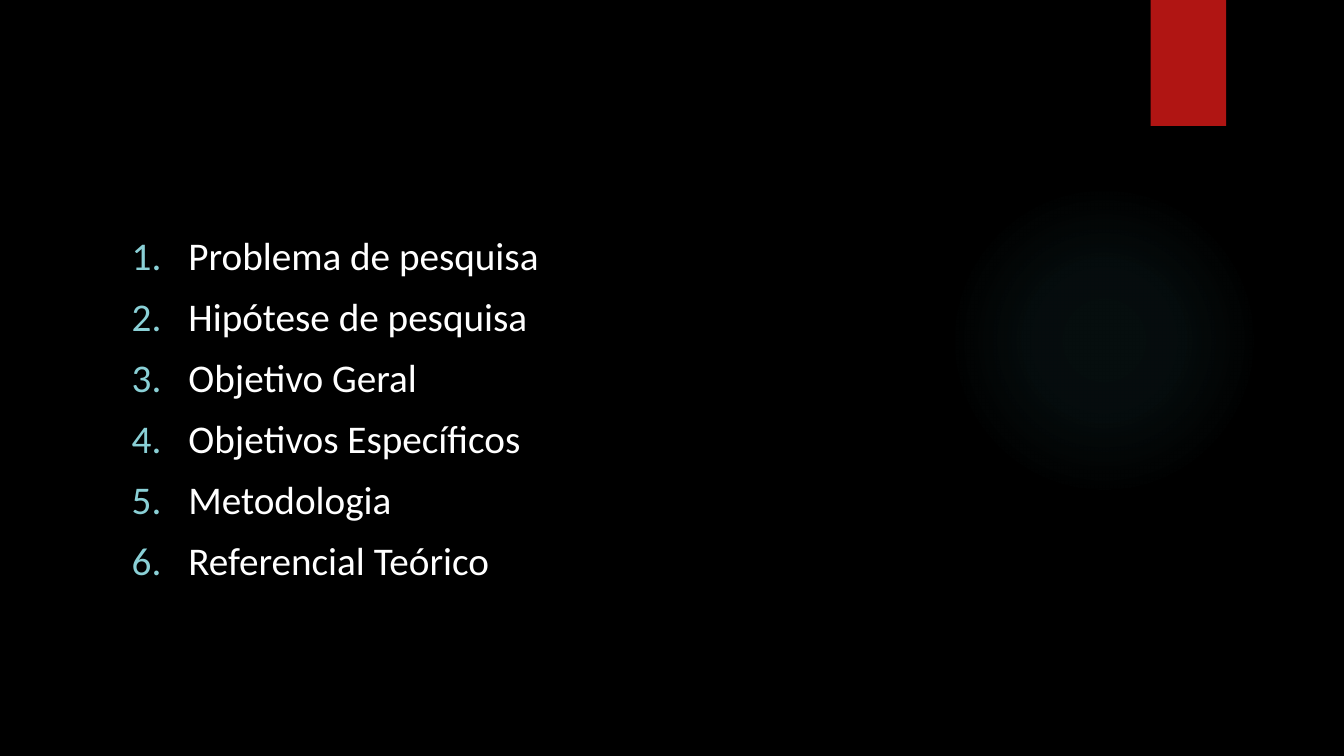
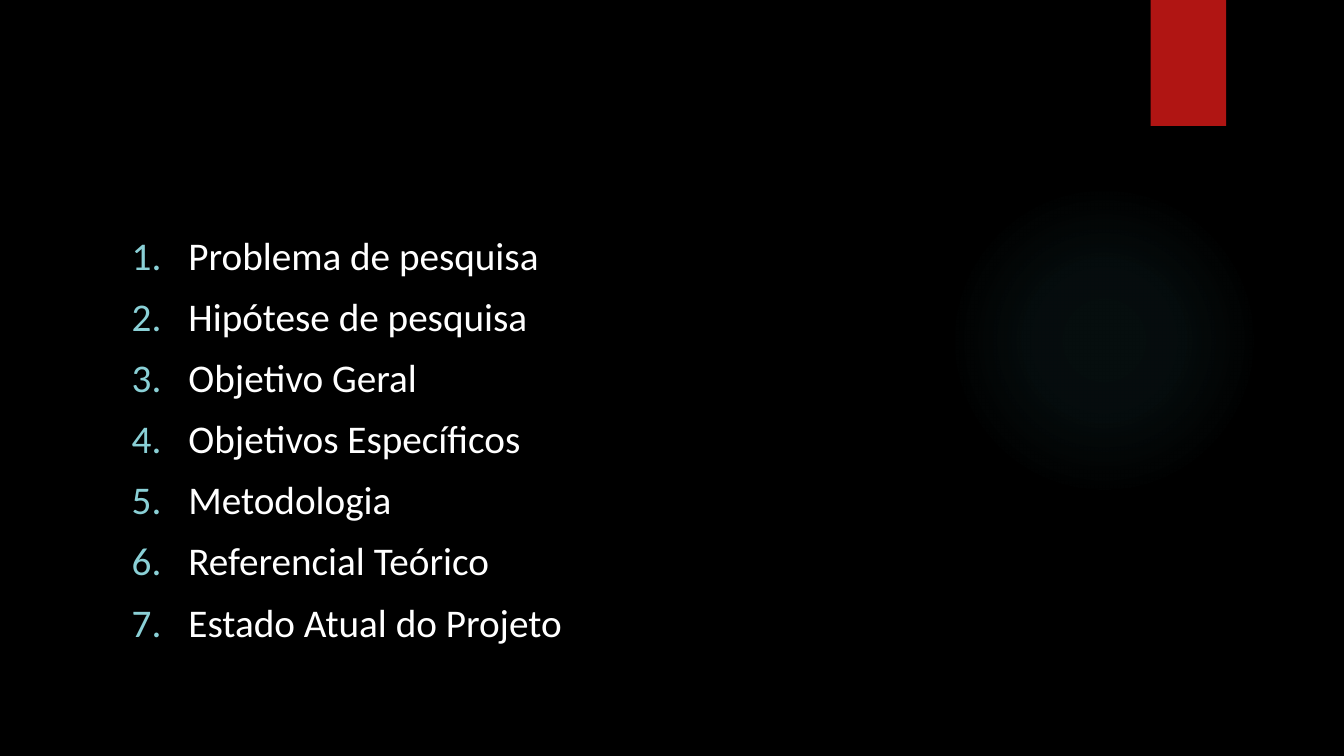
Before and after one commit to ricardopetrere/TCC_FTT, a slide deck: slide 2 of documentos/Apresentação_22_09.pptx. Drawn at 1344x756 pixels with LibreOffice and Linux fonts; fonts in the diff are those of the drawing; background and template pictures are left out. Boxes give left, top, right and bottom in pixels: in the first picture for what was removed or moved away, otherwise in the second. Text is boxed around its words. In the diff, an @@ line names an element or a change of style, - is before the commit and + after.

```diff
--- a/documentos/Apresentação_22_09.pptx
+++ b/documentos/Apresentação_22_09.pptx
@@ text at (188, 609, 562, 644): paragraph added @@
+7. Estado Atual do Projeto
```
Also in this commit, not shown: 8 other slides changed, 1 slide added, 2 other files.
